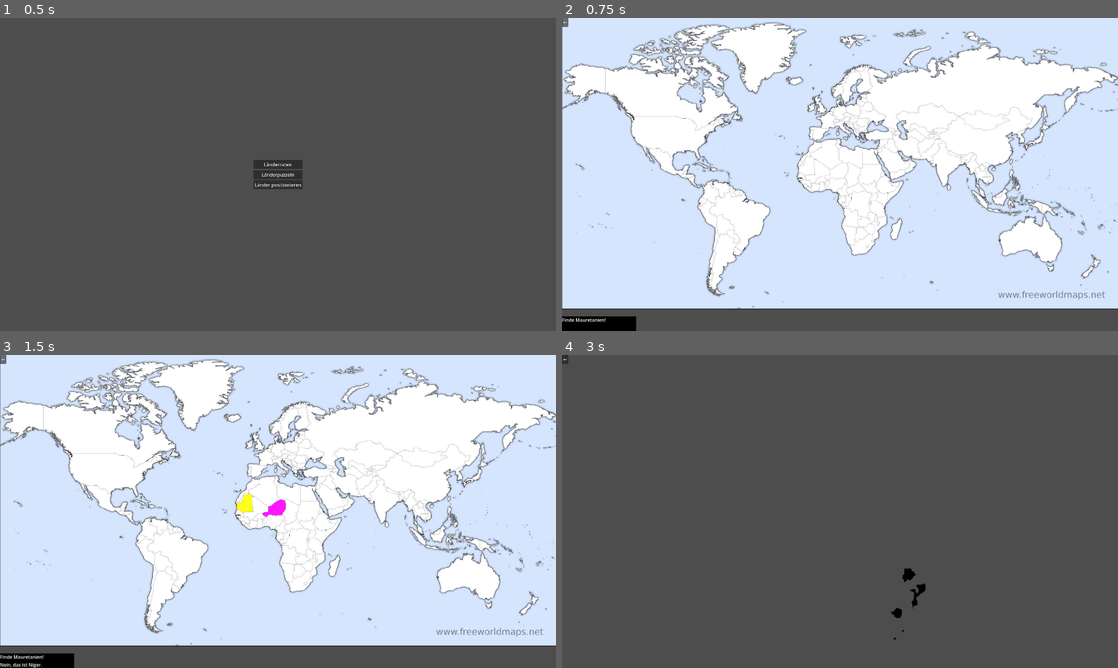
Above: before the commit, frames 1-4 (two rows, left to right).
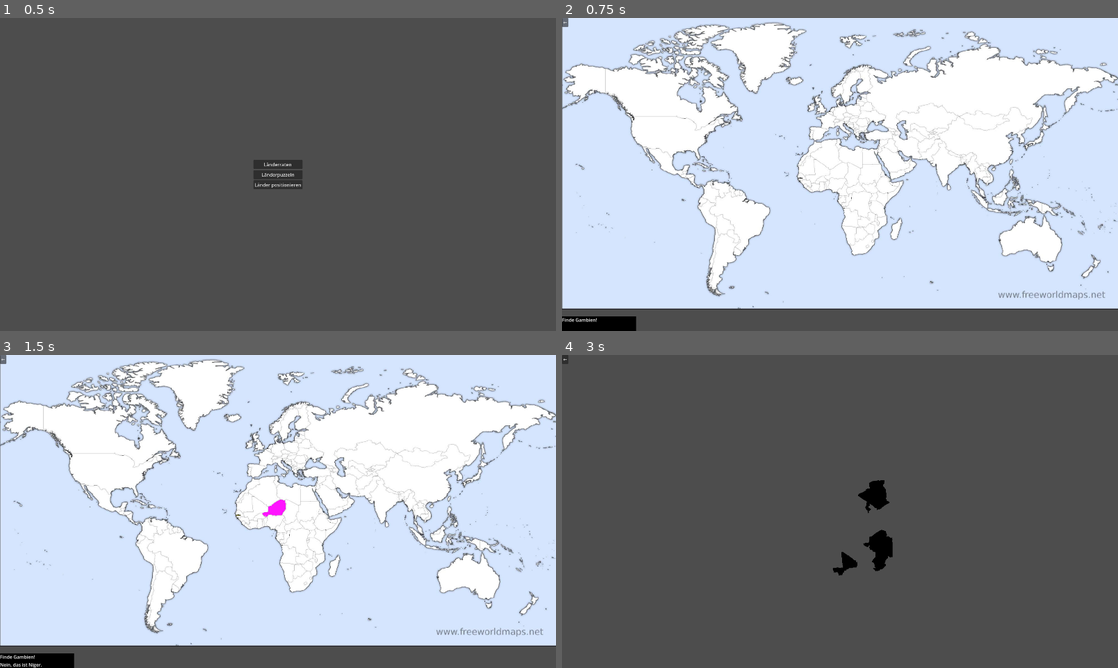
Above: after the commit, the same moments.

Repository: Anomasie/Atlas
Game: Godot game, scene res://szenen/GAME.tscn
Same seed, same stepped clock (60 frames per second), same inputs: the game is played once before the commit and once after it.
Inputs (mouse positions are in pixels of both pictures, inside the frame that each line leads up to):
- Up to frame 1 (0.5 s): no input
- Up to frame 2 (0.75 s): click "Länderraten" at 0.5 s
- Up to frame 3 (1.5 s): click (278, 511) at 1.25 s
- Up to frame 4 (3 s): click "←" at 2 s; click "Länderpuzzeln" at 2.75 s

Frame 1 is identical in both runs. In frame 2, less than 0.1% of the frame differs, in the area x 2-8%, y 95-98%; in frame 3, 0.2%; in frame 4, 1.1%, in the area x 48-66%, y 40-92%.

Commit message:
few tweaks

Diff:
--- a/karten/Länder.csv
+++ b/karten/Länder.csv
@@ -30,7 +30,7 @@
 Malawi;Malawi;Tansania,Mosambik,Sambia
 Mali;Mali;Algerien,Mauretanien,Niger,Senegal,Guinea,Elfenbeinkueste,BurkinaFaso
 Marokko;Marokko;WestSahara,Algerien,Mauretanien
-Mauretanien;Mauretanien;Mali,Algerien,Westsahara,Senegal,Mali
+Mauretanien;Mauretanien;Mali,Algerien,WestSahara,Senegal,Mali
 Mauritius;Mauritius;Madagaskar,Seychellen
 Mosambik;Mosambik;Tansania,Malawi,Sambia,Simbabwe,Suedafrika,Eswatini
 Namibia;Namibia;Angola,Botswana,Sambia,Suedafrika
@@ -52,5 +52,6 @@
 Tschad;Tschad;ZentralafrikanischeRepublik,Sudan,Libyen,Niger,Nigeria,Kamerun
 Tunesien;Tunesien;Algerien,Libyen
 Uganda;Uganda;DemokratischeRepublikKongo,Suedsudan,Kenia,Ruanda
-Westsahara;Westsahara;Marokko,Mauretanien
+WestSahara;Westsahara;Marokko,Mauretanien
 ZentralafrikanischeRepublik;Zentralafrikanische Republik;DemokratischeRepublikKongo, Suedsudan,Tschad,Sudan,Kamerun,Kongo
+SaoTomeUndPrincipe;Sao Tome Und Principe;Aequatorialguinea,Kamerun,Gabun
--- a/szenen/Karte.gd
+++ b/szenen/Karte.gd
@@ -85,9 +85,11 @@
 
 func random_cohesive_countries(start_country:String = Global.countries.keys().pick_random(), length=6) -> Array:
 	var result : Array = [start_country]
+	print("start with: ", start_country)
 	for _i in length - 1:
 		var new_entry : String = start_country
 		while new_entry in result:
 			new_entry = Global.countries[result.pick_random()]["Neighbors"].pick_random()
+		print("add: ", new_entry)
 		result.append(new_entry)
 	return result
--- a/szenen/Kartenpuzzlen/Kartenpuzzle.gd
+++ b/szenen/Kartenpuzzlen/Kartenpuzzle.gd
@@ -1,6 +1,9 @@
 extends PuzzleKarte
 
+signal ok
+
 var continue_game : bool = true
+@onready var OKButton = $CanvasLayer/Control/OKButton
 
 func _ready() -> void:
 	AllSprites = $AllSprites
@@ -25,10 +28,18 @@
 	while not solved(AllSprites.get_child(0).position):
 		await check_whether_right
 	# tweak until actually right
-	await tweak_right(AllSprites.get_child(0).position)
+	await tweak_right(AllSprites.get_children(), AllSprites.get_child(0).position)
+	await self_ok()
 	##### delete old ones
 	for sprite in AllSprites.get_children():
 		sprite.queue_free()
+
+func self_ok() -> void:
+	await Global.wait(0.25)
+	OKButton.show()
+	await ok
+	OKButton.hide()
+	return
 
 func _on_back_pressed() -> void:
 	open_main_menu.emit()
@@ -37,3 +48,11 @@
 
 func _on_selected(country : String) -> void:
 	$CanvasLayer/Control/Label.text = country
+
+
+func _on_unselected(country : String) -> void:
+	$CanvasLayer/Control/Label.text = ""
+
+
+func _on_ok_button_pressed() -> void:
+	ok.emit()
--- a/szenen/Kartenpuzzlen/Kartenpuzzle.tscn
+++ b/szenen/Kartenpuzzlen/Kartenpuzzle.tscn
@@ -39,6 +39,15 @@
 offset_bottom = 23.0
 grow_horizontal = 2
 
+[node name="OKButton" type="Button" parent="CanvasLayer/Control" unique_id=1842270732]
+layout_mode = 1
+anchors_preset = 15
+anchor_right = 1.0
+anchor_bottom = 1.0
+grow_horizontal = 2
+grow_vertical = 2
+flat = true
+
 [node name="Back" type="Button" parent="CanvasLayer/Control" unique_id=1240314772]
 layout_mode = 0
 offset_right = 8.0
@@ -46,4 +55,6 @@
 text = "←"
 
 [connection signal="selected" from="." to="." method="_on_selected"]
+[connection signal="unselected" from="." to="." method="_on_unselected"]
+[connection signal="pressed" from="CanvasLayer/Control/OKButton" to="." method="_on_ok_button_pressed"]
 [connection signal="pressed" from="CanvasLayer/Control/Back" to="." method="_on_back_pressed"]
--- a/szenen/Länderplatzieren/Länderplatzieren.gd
+++ b/szenen/Länderplatzieren/Länderplatzieren.gd
@@ -23,7 +23,7 @@
 	while not solved():
 		await check_whether_right
 	# tweak until actually right
-	await tweak_right(Vector2.ZERO)
+	await tweak_right(AllSprites.get_children(), Vector2.ZERO)
 
 func run_game() -> void:
 	while continue_game:
@@ -32,6 +32,26 @@
 		for kid in AllSprites.get_children():
 			kid.queue_free()
 
+
+
 func _on_back_pressed() -> void:
 	open_main_menu.emit()
 	queue_free()
+
+func _on_add_button_pressed() -> void:
+	load_countries([Global.countries.keys().pick_random()])
+
+func _on_selected(country : String) -> void:
+	if country in Global.countries.keys():
+		$Top/Control/Label.text = Global.countries[country]["German"]
+	else:
+		print("ERROR in Länderplatzieren.gd._on_selected: No country named ", country)
+
+func _on_unselected(country : String) -> void:
+	if not country:
+		return
+	if not AllSprites.has_node(country):
+		print("ERROR in Länderplatzieren.gd._on_unselected: No country loaded with name ", country)
+	if right_position(AllSprites.get_node(country).position):
+		print("tweak! ", country)
+		tweak_right([AllSprites.get_node(country)])
--- a/szenen/Länderplatzieren/Länderplatzieren.tscn
+++ b/szenen/Länderplatzieren/Länderplatzieren.tscn
@@ -53,4 +53,17 @@
 offset_bottom = 31.0
 text = "←"
 
+[node name="AddButton" type="Button" parent="Top/Control" unique_id=1482125466]
+layout_mode = 1
+anchors_preset = 1
+anchor_left = 1.0
+anchor_right = 1.0
+offset_left = -8.0
+offset_bottom = 8.0
+grow_horizontal = 0
+text = "+"
+
+[connection signal="selected" from="." to="." method="_on_selected"]
+[connection signal="unselected" from="." to="." method="_on_unselected"]
 [connection signal="pressed" from="Top/Control/Back" to="." method="_on_back_pressed"]
+[connection signal="pressed" from="Top/Control/AddButton" to="." method="_on_add_button_pressed"]
--- a/szenen/PuzzleKarte.gd
+++ b/szenen/PuzzleKarte.gd
@@ -4,6 +4,7 @@
 signal check_whether_right
 signal open_main_menu
 signal selected
+signal unselected
 
 var SELECTION_COLOR = Color.WHITE
 const EPSILON = 10.0
@@ -30,22 +31,28 @@
 			con_origin = AllSprites.get_node(dragging_country).position
 			highlight([country], SELECTION_COLOR)
 	elif event.is_action_released("click"):
-		selected.emit("")
+		unselected.emit(dragging_country)
 		dragging_country = ""
 		check_whether_right.emit()
 		hide_highlight()
 	elif dragging_country and event is InputEventMouseMotion:
 		AllSprites.get_node(dragging_country).position = con_origin + (get_global_mouse_position() - drag_origin)
 
+func right_position(country_position, origin:Vector2 = Vector2.ZERO) -> bool:
+	if (country_position - origin).length() > EPSILON:
+			return false
+	else:
+		return true
+
 func solved(origin : Vector2 = Vector2.ZERO) -> bool:
 	for sprite in AllSprites.get_children():
-		if (sprite.position - origin).length() > EPSILON:
+		if not right_position(sprite.position, origin):
 			return false
 	return true
 
-func tweak_right(origin:Vector2 = Vector2.ZERO) -> void:
+func tweak_right(countries : Array = AllSprites.get_children(), origin:Vector2 = Vector2.ZERO) -> void:
 	var tween : Tween = get_tree().create_tween()
-	for kid in AllSprites.get_children():
+	for kid in countries:
 		tween.tween_property(kid, "position", origin, HIGHLIGHT_IN_TIME)
 	await tween.finished
 	tween.kill()
Not shown, removed: karten/.~lock.Länder.csv#
